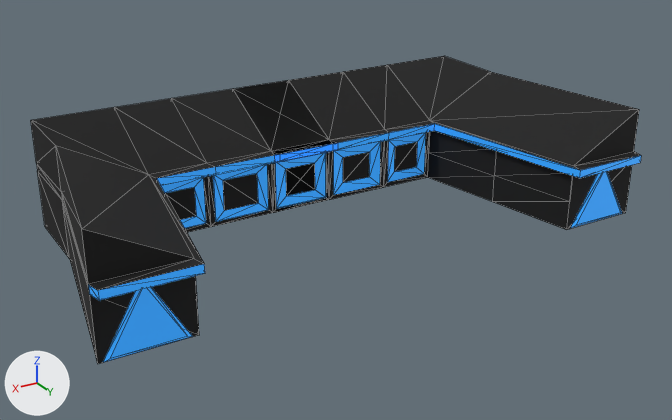
One commit to the glTF model assets/desk.gltf: the scene before it, then after it.
Rendered twice from a 50 mm lens placed at (3.59, 6.84, 2.89), pointed at (0.01, 0.88, -0.09). Arrows for +X, +Y and +Z are at lower left; the lights stay in place. Mesh edges are drawn as thin lines. Where no turn or scale is listed for an object, it has been applied to the vertices. Vertices at the same position are counted once.
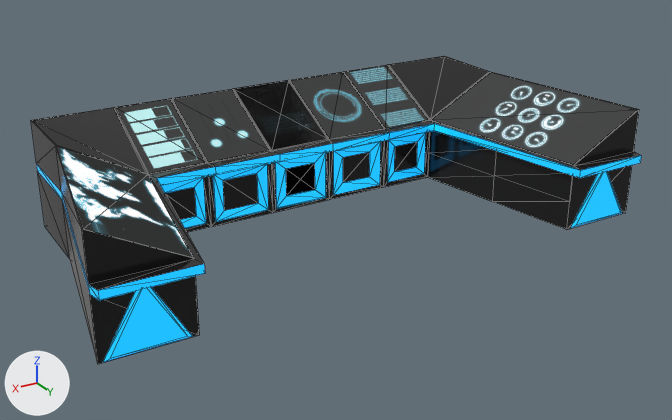
Commit message: desk update

What differs and where, as boxes (x1, y1, x2, y2) in the pictures (672 x 420 px):
'Circle', recoloured (blue to cyan)
    both: (103, 287, 193, 362)
'Circle.001', recoloured (blue to cyan)
    both: (571, 171, 622, 228)
part 1 of me_cube_003, built on
    both: (31, 56, 639, 258)
part 2 of me_cube_003, surface changed
    before: (273, 148, 298, 154)
    after: (272, 140, 327, 154)
part 3 of me_cube_003, recoloured (black to grey)
    both: (31, 81, 640, 364)
part 4 of me_cube_003, recoloured (grey to blue)
    both: (36, 163, 90, 294)
part 5 of me_cube_003, recoloured (blue to cyan)
    both: (88, 124, 641, 300)

Edits to the bpy script that builds the scene:
```text
Add mat_map_002:
    mat_map_002 = bpy.data.materials.new('map.002')
    # uses the picture img_maptexture
Add mat_desk:
    mat_desk = principled_material('desk')
    mat_desk.base_color = (0.0195, 0.0195, 0.0195)  # black #262626
    mat_desk.metallic = 0.398
    mat_desk.roughness = 0.114
Change me_cube_003:
    remove me_cube_003.from_pydata(...)  # 152 vertices, 332 faces; spans x -2.31..2.31, y -0.43..1.93, z -0.28..0.64
    add me_cube_003.from_pydata(...)  # 182 vertices, 374 faces; spans x -2.31..2.31, y -0.43..1.93, z -0.28..0.64
    me_cube_003 part 1
    6 vertices are removed from x -2.03..2.03, y 0.28..0.38, z 0.21..0.64
    56 faces are deleted
    1 vertex moves within x -0.85, y -0.43, z 0.64
    28 vertices are added at x -2.3..2.3, y -0.43..1.82, z 0.28..0.64
    8 new vertices lie (0.0, -0.69, 0.36) away from vertices in x -1.36..1.36, y 0.27, z 0.28
    82 new faces join them, mat_desk (black #262626)
    2 new faces join them, mat_deskglow (cyan #2abde7)
    2 new faces join them, mat_map_002
    2 new faces join them, mat_bars (picture img_graphs)
    2 new faces join them, mat_keyboard (picture img_keyboard)
    2 new faces join them, mat_sliders (picture img_sliders)
    2 new faces join them, mat_circles (picture img_circles)
    2 new faces join them, mat_01 (picture img_010101001010)
    2 new faces join them, mat_gauges (picture img_gauge)
    me_cube_003 part 2: 1 kept faces spanning x -0.28..0.28, y 0.28..0.38, z 0.28 get new texture (UV) coordinates
    me_cube_003 part 3: 194 faces spanning x -2.31..2.31, y -0.43..1.93, z -0.28..0.64 switch from mat_material_002 (black #101010) to mat_desk (black #262626)
    me_cube_003 part 4: 22 faces spanning x -2.31..2.31, y -0.43..1.83, z 0.21..0.28 switch from mat_material_002 (black #101010) to mat_deskglow (cyan #2abde7)
    me_cube_003 part 5: 60 faces spanning x -2.31..2.31, y 0.26..1.93, z -0.25..0.28 switch from mat_material_001 (blue #008de7) to mat_deskglow (cyan #2abde7)
    add me_cube_003.materials.append(mat_map_002)
    add me_cube_003.materials.append(mat_bars)  # picture img_graphs
    add me_cube_003.materials.append(mat_keyboard)  # picture img_keyboard
    add me_cube_003.materials.append(mat_sliders)  # picture img_sliders
    add me_cube_003.materials.append(mat_circles)  # picture img_circles
    add me_cube_003.materials.append(mat_01)  # picture img_010101001010
    add me_cube_003.materials.append(mat_gauges)  # picture img_gauge
Change me_circle:
    where me_circle.from_pydata(...)  # 6 vertices, 8 faces; spans x -0.304..0.302, y 0.001..0.021, z -0.17..0.355
    remove me_circle.materials.append(mat_material_001)  # blue #008de7
    add me_circle.materials.append(mat_deskglow)  # cyan #2abee7
Change me_circle_001:
    where me_circle_001.from_pydata(...)  # 6 vertices, 8 faces; spans x -0.304..0.302, y 0.001..0.021, z -0.17..0.355
    remove me_circle_001.materials.append(mat_material_001)  # blue #008de7
    add me_circle_001.materials.append(mat_deskglow)  # cyan #2abee7
```
